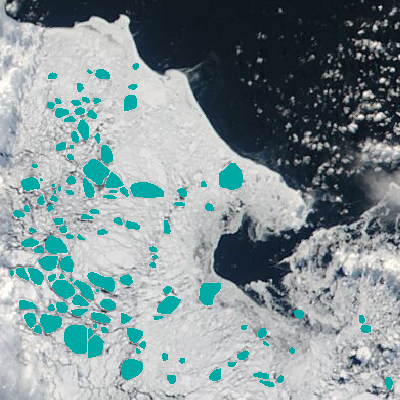
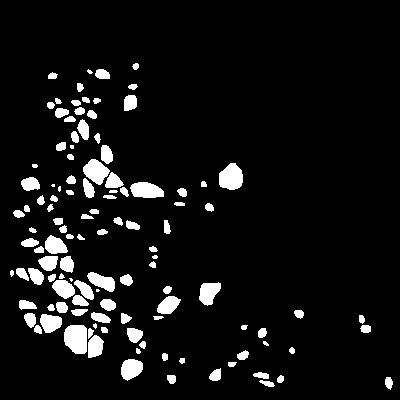
Comparing the layer stacks of the two 400x400 images. Changes:
showed "ice floes" (1st of 2), painted on it over [0, 0, 400, 400]
painted on "ice floes" (2nd of 2) over [40, 174, 109, 194]
